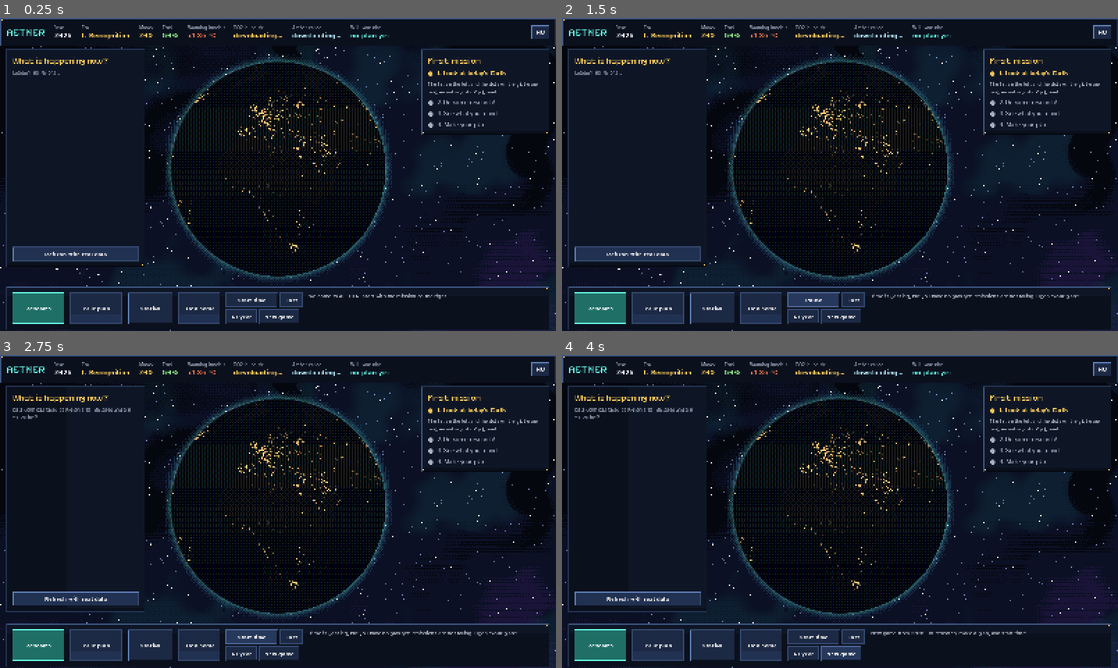
Above: before the commit, frames 1-4 (two rows, left to right).
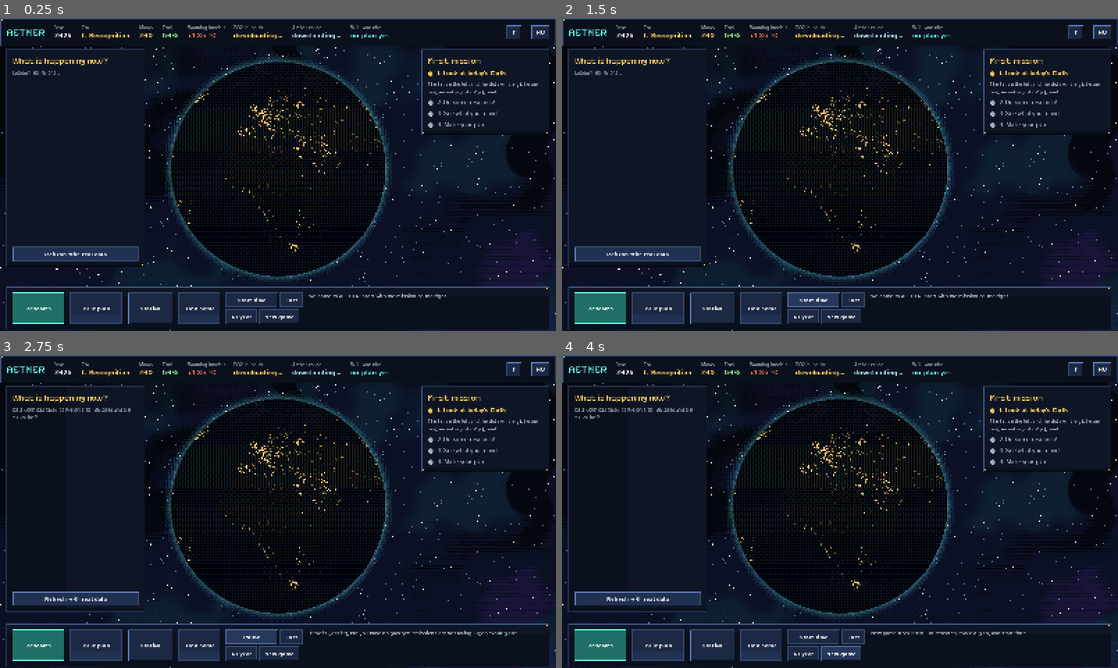
Above: after the commit, the same moments.

Repository: roadside/aether
Game: Godot game, scene res://scenes/main.tscn
Two runs of this game, one before a commit and one after it. Both use one fixed random seed, a clock stepped at 60 frames per second and the inputs below.
Inputs (mouse positions are in pixels of both pictures, inside the frame that each line leads up to):
- Up to frame 1 (0.25 s): no input
- Up to frame 2 (1.5 s): click (1073, 33) at 0.5 s, where only the run after the commit has a clickable "?"; click "Start time" at 1.25 s
- Up to frame 3 (2.75 s): click "Pause" (after the commit: "Start time") at 2 s
- Up to frame 4 (4 s): click "New game" at 2.75 s; click "Sure? Click again" at 3.5 s

The runs differ from the first frame. In frame 1, 0.1% of the frame differs, in the area x 91-94%, y 2-7%; in frame 2, 0.4%, in the area x 42-94%, y 2-91%; in frame 3, 0.2%; in frame 4, 0.1%.

Commit message:
Súgó: „?” gomb és F1, négy lépés és a gyorsbillentyűk egy lapon; értesítés nyitott ablaknál a felső sávban; új játéknál a földgömb visszafordul
Co-Authored-By: Claude Opus 5.5 <noreply@anthropic.com>

Diff:
--- a/AETHER_godot/scripts/main.gd
+++ b/AETHER_godot/scripts/main.gd
@@ -231,6 +231,7 @@
 			KEY_SPACE: _toggle_time()
 			KEY_RIGHT: campaign.advance()
 			KEY_H: globe.home()
+			KEY_F1: _open_help()
 			_: handled = false
 		if handled:
 			get_viewport().set_input_as_handled()
@@ -272,6 +273,13 @@
 	var spacer := Control.new()
 	spacer.size_flags_horizontal = Control.SIZE_EXPAND_FILL
 	h.add_child(spacer)
+	# Súgó: egy rövid lap a négy lépésről és a gyorsbillentyűkről (F1 is).
+	var help_btn := UI.button("?")
+	help_btn.tooltip_text = L.t("Hogyan játssz? (F1)")
+	help_btn.size_flags_vertical = Control.SIZE_SHRINK_CENTER
+	help_btn.focus_mode = Control.FOCUS_NONE
+	help_btn.pressed.connect(_open_help)
+	h.add_child(help_btn)
 	# Nyelvváltó: a másik nyelvre vált, elmenti, és újraépíti a képernyőt.
 	var lang_btn := UI.button("EN" if not L.is_en() else "HU")
 	lang_btn.tooltip_text = "Switch to English" if not L.is_en() else "Váltás magyarra"
@@ -413,6 +421,51 @@
 		_show_info(L.t("Kutatóállomás: ") + str(s["name"]), "")
 
 
+## Rövid súgó: mit csinálj (4 lépés), és mely billentyűkkel megy gyorsan. Kevés szöveg.
+func _open_help() -> void:
+	var p := PanelContainer.new()
+	var sb := StyleBoxFlat.new()
+	sb.bg_color = UI.PANEL_BG
+	sb.border_color = UI.CYAN
+	sb.set_border_width_all(3)
+	sb.shadow_color = Color(0, 0, 0, 0.7)
+	sb.shadow_size = 28
+	sb.set_content_margin_all(28)
+	p.add_theme_stylebox_override("panel", sb)
+	var scroll := ScrollContainer.new()
+	scroll.horizontal_scroll_mode = ScrollContainer.SCROLL_MODE_DISABLED
+	p.add_child(scroll)
+	var v := UI.vbox(14)
+	v.size_flags_horizontal = Control.SIZE_EXPAND_FILL
+	scroll.add_child(UI.scroll_pad(v))
+	v.add_child(UI.heading(L.t("Hogyan játssz?")))
+	var steps := [
+		[L.t("1. Nézz körül"), L.t("A bal oldali lista és a földgömb pöttyei valódi, mai jelentések.")],
+		[L.t("2. Kutass"), L.t("Válassz kérdést: a válasz valódi tudományos cikkekből jön.")],
+		[L.t("3. Tervezz"), L.t("A kutatott megoldásokat tedd a tervedbe, és nézd meg, mi lesz 2100-ig.")],
+		[L.t("4. Indítsd az időt"), L.t("Telnek az évek, nő a pénz és a bizalom. Fejleszd az állomásod.")],
+	]
+	for st in steps:
+		var c := UI.card(UI.GOLD)
+		c.add_child(UI.label(st[0], 18, UI.TEXT, true))
+		c.add_child(UI.label(st[1], 15, UI.SOFT))
+		v.add_child(UI.card_root(c))
+	v.add_child(UI.label(L.t("Gyorsbillentyűk"), 18, UI.CYAN, true))
+	var keys := [["K", L.t("Kutatás")], ["T", L.t("A terved")], ["A", L.t("Állomás")], ["N", L.t("Nálunk")],
+		[L.t("Szóköz"), L.t("idő indítása / szünet")], ["→", L.t("+1 év")], ["H", L.t("földgömb: vissza a helyedre")],
+		["Esc", L.t("ablak bezárása")], ["F11", L.t("teljes képernyő")]]
+	var grid := GridContainer.new()
+	grid.columns = 2
+	grid.add_theme_constant_override("h_separation", 18)
+	grid.add_theme_constant_override("v_separation", 6)
+	for k in keys:
+		grid.add_child(UI.label(k[0], 16, UI.GOLD, true, false))
+		grid.add_child(UI.label(k[1], 16, UI.TEXT, false, false))
+	v.add_child(grid)
+	v.add_child(UI.label(L.t("A földgömb egérrel forgatható, görgővel nagyítható; dupla kattintás: vissza a helyedre."), 14, UI.MUTE))
+	_place_overlay(p)
+
+
 func _open_nalunk() -> void:
 	var n = NalunkPanel.new()
 	n.bridge = bridge
@@ -746,7 +799,9 @@
 	await get_tree().process_frame
 	if not is_instance_valid(p):
 		return
-	p.position = Vector2((1600 - p.size.x) / 2.0, 84 + 58 * _toasts)
+	# nyitott ablaknál a (sötétített) felső sávba kerül, hogy ne takarja az ablak címét
+	var top := 84.0 if _overlay == null else 8.0
+	p.position = Vector2((1600 - p.size.x) / 2.0, top + 58 * _toasts)
 	_toasts += 1
 	p.modulate.a = 0.0
 	var tw := create_tween()
@@ -946,6 +1001,7 @@
 	model = {}
 	_year_row.visible = false
 	globe.heat = 0.0
+	globe.home()
 	_ensure_model()
 	_show_info(L.t("Új játék 2026-tól. Kutass, készíts tervet, és indítsd el az időt!"), "")
 
@@ -1011,6 +1067,9 @@
 		_toast(L.t("Új korszak: %s") % Knowledge.era_name(2), UI.GOLD)
 		await get_tree().create_timer(1.0).timeout
 		await _shot(dir, "1b_kiemeles.png")
+		_open_help()
+		await _shot(dir, "1c_sugo.png")
+		_close_overlay()
 		globe.highlight = {}
 		globe.home()
 		await get_tree().create_timer(0.8).timeout
